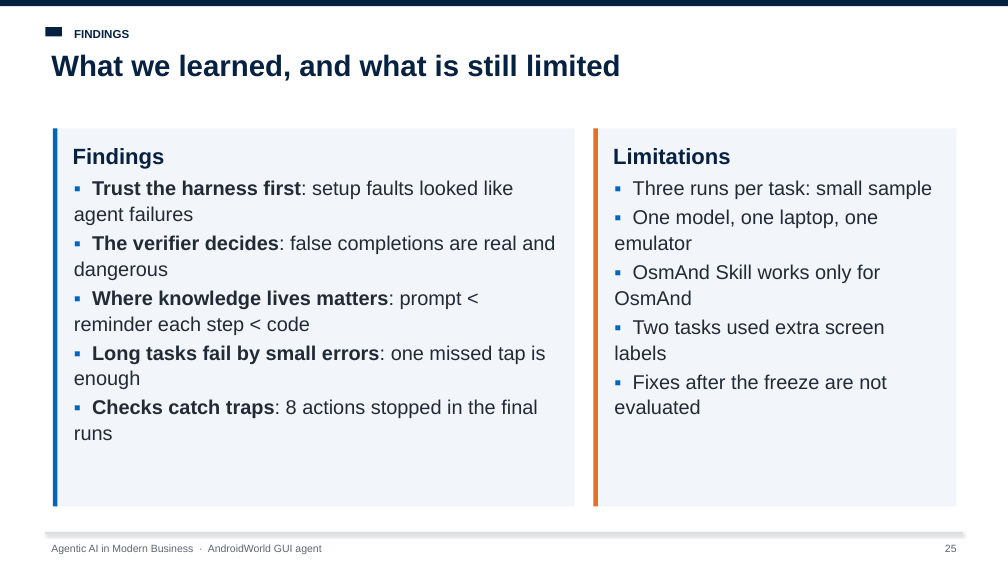
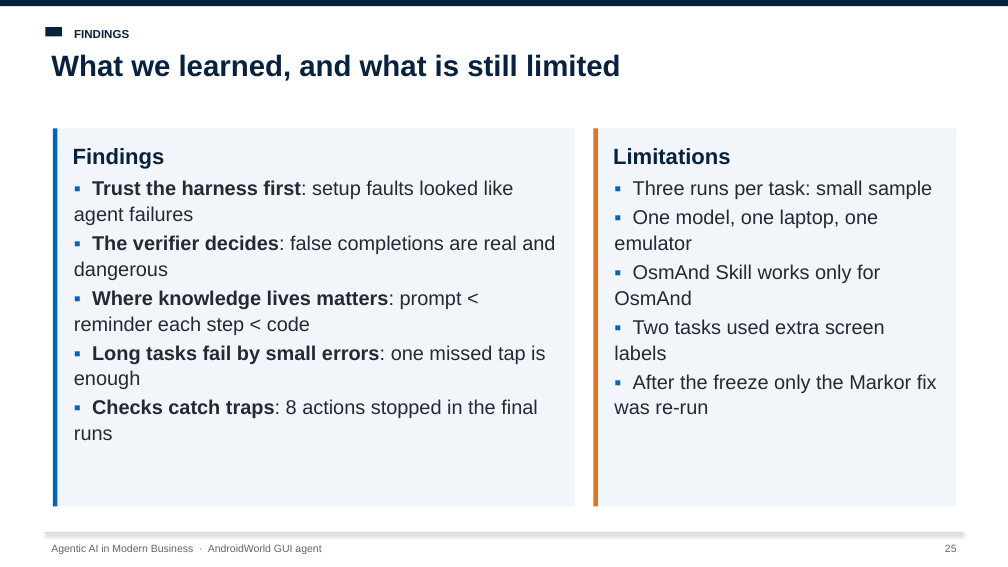
Before and after one commit to Chenschenschen/androidworld-gui-agent, a slide deck: slide 25 of presentation/AndroidWorld_GUI_Agent_Presentation.pptx. Drawn at 1008x567 pixels with LibreOffice and Linux fonts; fonts in the diff are those of the drawing. Boxes give left, top, right and bottom in pixels: in the first picture for what was removed or moved away, otherwise in the second. Text is boxed around its words. In the diff, an @@ line names an element or a change of style, - is before the commit and + after.

```diff
--- a/presentation/AndroidWorld_GUI_Agent_Presentation.pptx
+++ b/presentation/AndroidWorld_GUI_Agent_Presentation.pptx
@@ text at <box>614,374,937,414</box>: text changed @@
-▪ Fixes after the freeze are not evaluated
+▪ After the freeze only the Markor fix was re-run
```
Also in this commit, not shown: 4 other files.
